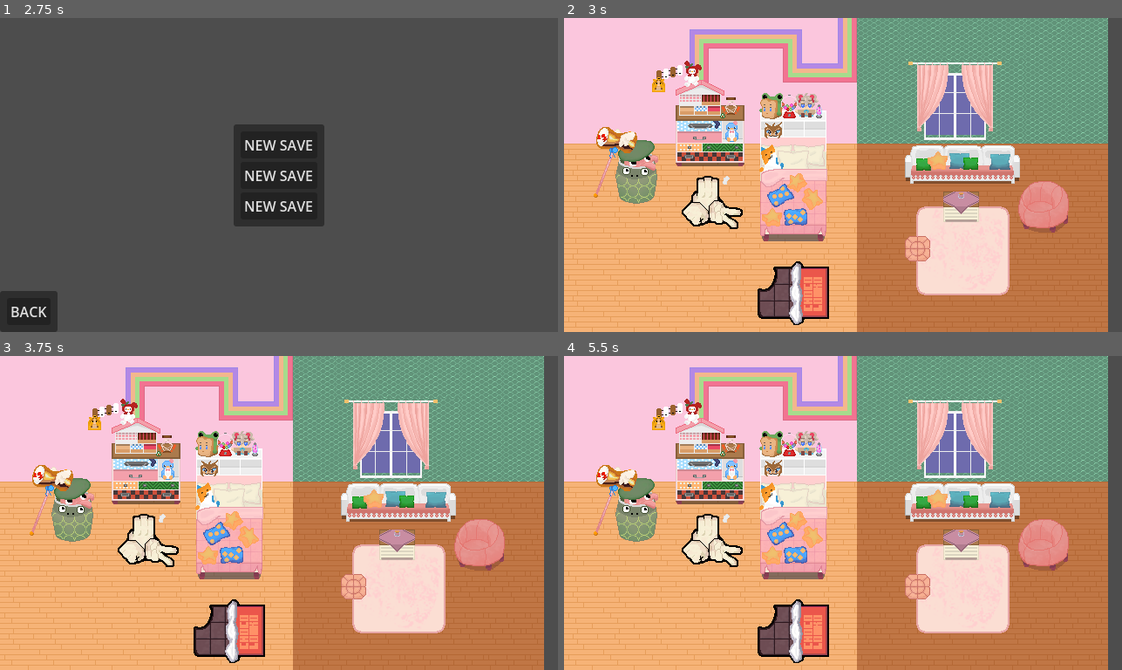
Above: before the commit, frames 1-4 (two rows, left to right).
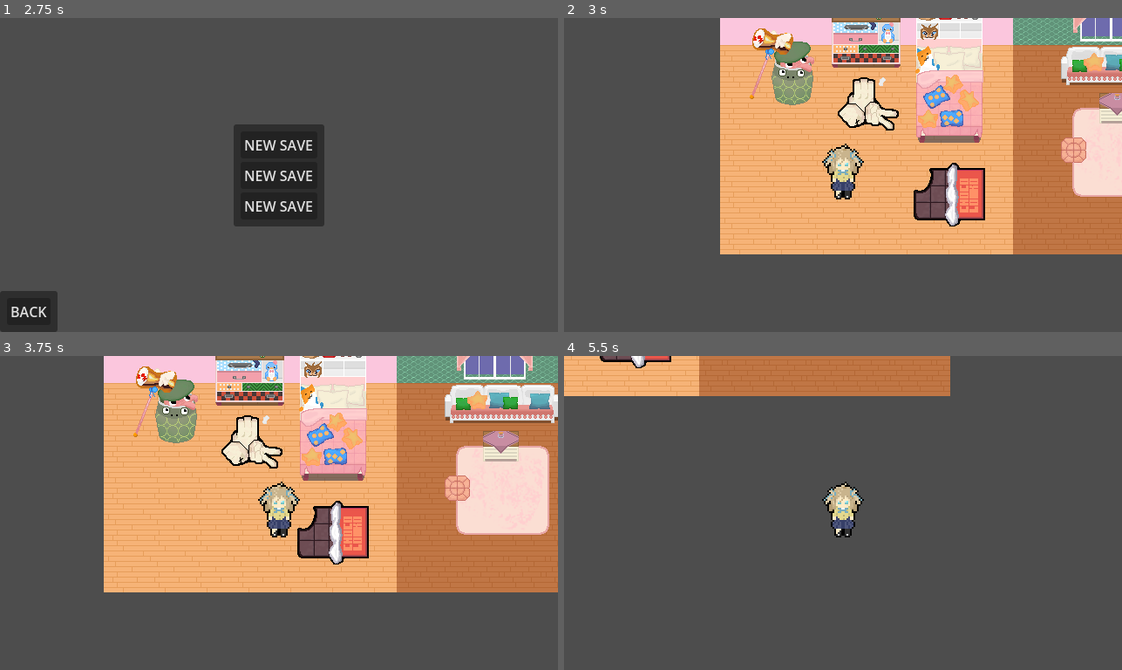
Above: after the commit, the same moments.

Repository: Team-Filtert/NeuroGEF
Game: Godot game, scene res://main.tscn
Two runs of this game, one before a commit and one after it. Both use one fixed random seed, a clock stepped at 60 frames per second and the inputs below.
Inputs:
- Up to frame 1 (2.75 s): click "PLAY" at 0.5 s; click "BACK" at 1.25 s; click "PLAY" at 2 s
- Up to frame 2 (3 s): click "NEW SAVE" at 2.75 s
- Up to frame 3 (3.75 s): tap Enter at 3.5 s; hold D (move_right) from 3.53 s (still down)
- Up to frame 4 (5.5 s): release D (move_right) at 4.28 s; hold S (move_down) 4.28-5.03 s; hold D (move_right) from 5.03 s (still down)

Frame 1 is identical in both runs. In frame 2, 90% of the frame differs, in the area x 0-100%, y 0-100%; in frame 3, 90%; in frame 4, 97%, in the area x 0-98%, y 0-100%.

Commit message:
feat: basic player scene

Diff:
--- /dev/null
+++ b/characters/player.gd
@@ -0,0 +1,9 @@
+extends CharacterBody2D
+
+const SPEED := 300.0
+
+func _physics_process(_delta: float) -> void:
+	var input := Input.get_vector("move_left", "move_right", "move_up", "move_down")
+
+	velocity = input * SPEED
+	move_and_slide()
--- /dev/null
+++ b/characters/player.tscn
@@ -0,0 +1,68 @@
+[gd_scene load_steps=7 format=3 uid="uid://bo0a5anw1tig3"]
+
+[ext_resource type="Script" uid="uid://f7srcb2xqtxp" path="res://characters/player.gd" id="1_3eadt"]
+[ext_resource type="Texture2D" uid="uid://bdbnuwj2rvrrr" path="res://assets/neuro_default.png" id="1_dnjla"]
+
+[sub_resource type="RectangleShape2D" id="RectangleShape2D_3eadt"]
+size = Vector2(10, 5)
+
+[sub_resource type="Animation" id="Animation_3eadt"]
+length = 0.001
+tracks/0/type = "value"
+tracks/0/imported = false
+tracks/0/enabled = true
+tracks/0/path = NodePath(".:frame_coords")
+tracks/0/interp = 1
+tracks/0/loop_wrap = true
+tracks/0/keys = {
+"times": PackedFloat32Array(0),
+"transitions": PackedFloat32Array(1),
+"update": 1,
+"values": [Vector2i(1, 0)]
+}
+
+[sub_resource type="Animation" id="Animation_dnjla"]
+resource_name = "idle_down"
+length = 0.2
+step = 0.2
+tracks/0/type = "value"
+tracks/0/imported = false
+tracks/0/enabled = true
+tracks/0/path = NodePath(".:frame_coords")
+tracks/0/interp = 1
+tracks/0/loop_wrap = true
+tracks/0/keys = {
+"times": PackedFloat32Array(0),
+"transitions": PackedFloat32Array(1),
+"update": 1,
+"values": [Vector2i(1, 0)]
+}
+
+[sub_resource type="AnimationLibrary" id="AnimationLibrary_3eadt"]
+_data = {
+&"RESET": SubResource("Animation_3eadt"),
+&"idle_down": SubResource("Animation_dnjla")
+}
+
+[node name="Player" type="CharacterBody2D"]
+scale = Vector2(2, 2)
+script = ExtResource("1_3eadt")
+
+[node name="Camera2D" type="Camera2D" parent="."]
+
+[node name="Sprite2D" type="Sprite2D" parent="."]
+texture = ExtResource("1_dnjla")
+hframes = 8
+vframes = 2
+frame = 1
+
+[node name="CollisionShape2D" type="CollisionShape2D" parent="."]
+position = Vector2(0, 11.5)
+shape = SubResource("RectangleShape2D_3eadt")
+
+[node name="AnimationPlayer" type="AnimationPlayer" parent="."]
+root_node = NodePath("../Sprite2D")
+libraries = {
+&"": SubResource("AnimationLibrary_3eadt")
+}
+autoplay = "idle_down"
--- a/levels/neuro_room.tscn
+++ b/levels/neuro_room.tscn
@@ -1,6 +1,7 @@
-[gd_scene load_steps=8 format=4 uid="uid://cewfrair6jnk5"]
+[gd_scene load_steps=9 format=4 uid="uid://cewfrair6jnk5"]
 
 [ext_resource type="Texture2D" uid="uid://b4nctrxu3hya8" path="res://assets/neuro_room_tileset.png" id="1_u7yel"]
+[ext_resource type="PackedScene" uid="uid://bo0a5anw1tig3" path="res://characters/player.tscn" id="2_l77aq"]
 
 [sub_resource type="TileSetAtlasSource" id="TileSetAtlasSource_u7yel"]
 texture = ExtResource("1_u7yel")
@@ -121,3 +122,6 @@
 [node name="Decor" type="TileMapLayer" parent="."]
 tile_map_data = PackedByteArray("AAAIAAUAAAACAAAAAAAJAAQAAAAHAAAAAAA=")
 tile_set = SubResource("TileSet_u7yel")
+
+[node name="Player" parent="." instance=ExtResource("2_l77aq")]
+position = Vector2(141, 293)
Binary file added: assets/neuro_default.png
Not shown, added: assets/neuro_default.png.import
Not shown, added: characters/player.gd.uid
